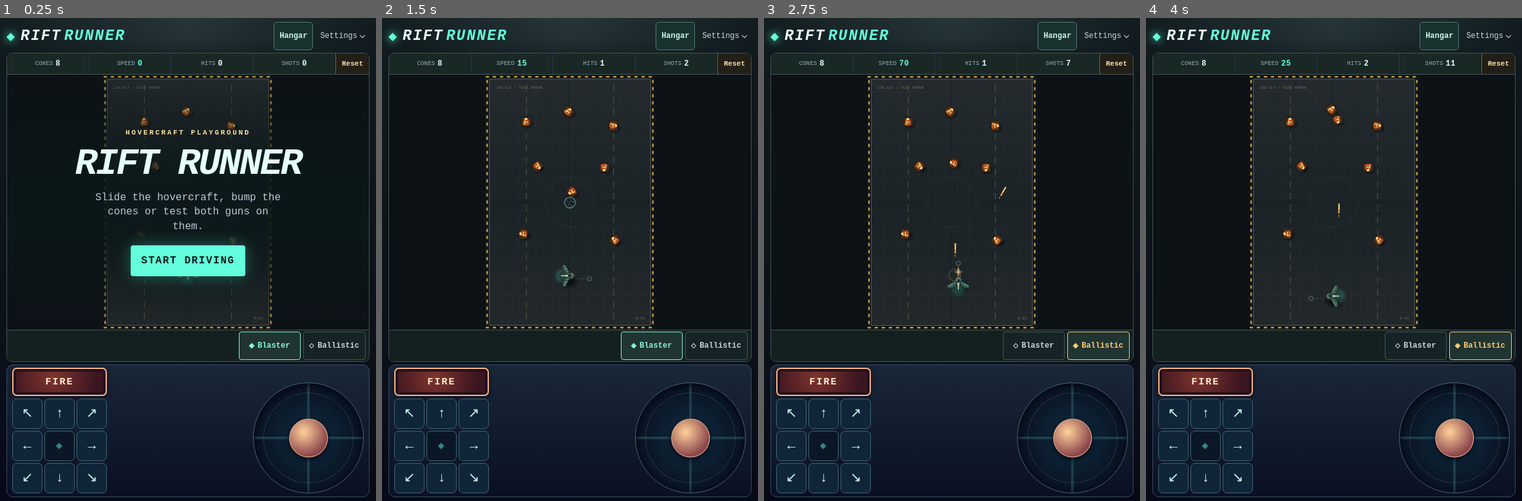
Above: before the commit, frames 1-4 (left to right).
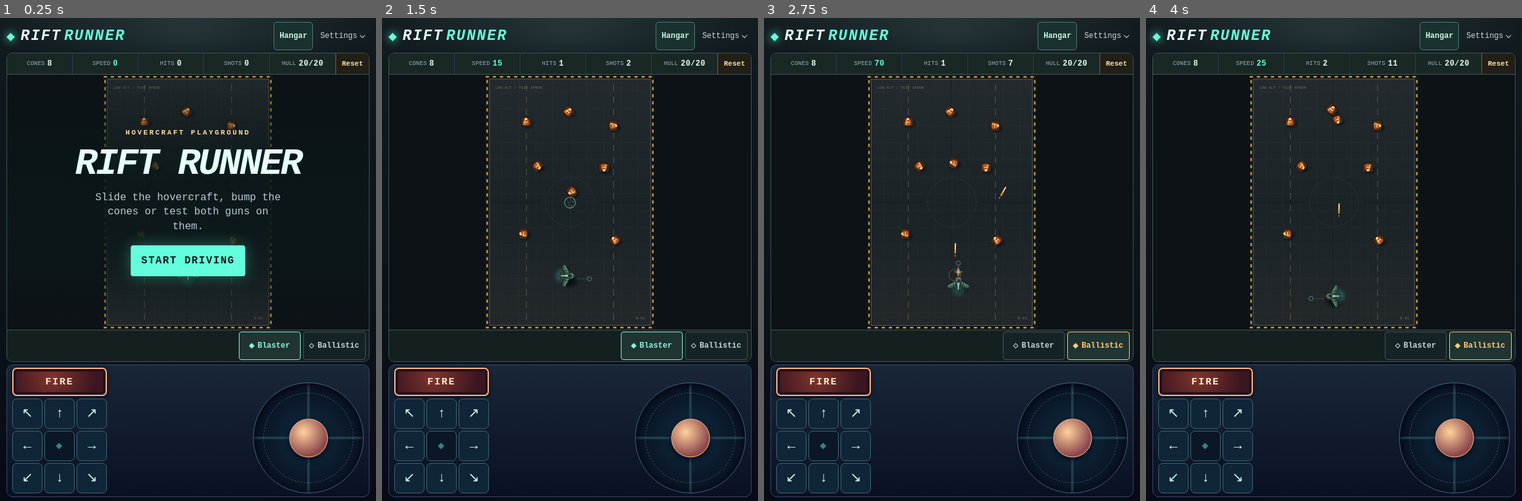
Above: after the commit, the same moments.

Repository: gambizt3-dev/rift-runner
Game: browser game, page index.html
Two runs of this game, one before a commit and one after it. Both use one fixed random seed, a clock stepped at 60 frames per second and the inputs below.
Inputs (mouse positions are in pixels of both pictures, inside the frame that each line leads up to):
- Up to frame 1 (0.25 s): no input
- Up to frame 2 (1.5 s): click "START DRIVING" at 0.27 s; hold Right from 1.03 s (still down); click (570, 225) at 1.07 s; tap Space at 1.1 s
- Up to frame 3 (2.75 s): release Right at 1.53 s; hold Down 1.58-1.85 s; tap Space at 1.6, 2.1, 2.6 s; click (880, 177) at 1.67 s; hold Left 1.9-2.47 s; click "Ballistic" at 2.02 s; click (1023, 162) at 2.27 s; tap D at 2.52 s; hold Up from 2.52 s (still down)
- Up to frame 4 (4 s): release Up at 2.82 s; click (1386, 254) at 2.87 s; hold Right 2.87-3.53 s; tap Space at 3.1, 3.6 s; click (1243, 264) at 3.47 s; tap A at 3.52 s; hold Up 3.58-3.82 s; hold Left from 3.87 s (still down)

The runs differ from the first frame. In frame 1, 0.3% of the frame differs, in the area x 7-86%, y 7-12%; in frame 2, 0.3%; in frame 3, 0.3%; in frame 4, 0.3%.

Commit message:
Apply fitted stats to arena flight and hull impacts

Diff:
--- a/game.js
+++ b/game.js
@@ -2,7 +2,7 @@
 (() => {
 const canvas=document.getElementById('game'),hud=document.getElementById('hud'),overlay=document.getElementById('overla …(758 unchanged characters)…
 const hangarDialog=document.getElementById('hangar'),openHangarButton=document.getElementById('open-hangar'),closeHanga …(252 unchanged characters)…
-const fitHullStat=document.getElementById('fit-hull-stat'),fitEngineStat=document.getElementById('fit-engine-stat'),fitPrimaryStat=document.getElementById('fit-primary-stat'),fitSecondaryStat=document.getElementById('fit-secondary-stat');
+const fitHullStat=document.getElementById('fit-hull-stat'),fitWeightStat=document.getElementById('fit-weight-stat'),fitEngineStat=document.getElementById('fit-engine-stat'),fitPrimaryStat=document.getElementById('fit-primary-stat'),fitSecondaryStat=document.getElementById('fit-secondary-stat');
 const canopyRig=document.getElementById('hangar-canopy-rig'),canopyButton=document.getElementById('hangar-canopy-button'),canopyHint=document.getElementById('canopy-hint'),hangarEngineTest=document.getElementById('hangar-test-engine');
 if(!canvas||!hud||!overlay)return;
 const g=canvas.getContext('2d',{alpha:false});
@@ -22,12 +22,15 @@
 const arenaMusicGain=.10,arenaMusicDuck=.036,arenaLoopLength=10.56,arenaLoopPad=.096;
 if(soundSwitch)soundSwitch.checked=soundOn;
 const audioClock=()=>globalThis.performance?.now?.()??Date.now();
-// Sandbox identity and base stats; assigned ratings do not change flight tuning.
-const fighterProfiles={winged:{hullHp:20,engine:'stock-thruster'}};
-const engineProfiles={'stock-thruster':{speedRating:10,topSpeed:222}};
+// Module ratings are dimensionless; the full starter fit anchors V34 handling.
+const fighterProfiles={winged:{hullHp:20,weight:60,engine:'stock-thruster'}};
+const engineProfiles={'stock-thruster':{weight:20,speedRating:10,acceleration:1750}};
+const powerProfiles={'stock-core':{weight:8}};
+const stockFitWeight=100,speedPerRating=22.2;
+const hardImpactSpeed=185,hardImpactAlignment=.94;
 const guns={
- blaster:{label:'Blaster',kind:'energy',damage:3,holdRepeat:false,preview:'./blaster-test.mp3',speed:570,recoil:30,kick:.145,push:.286,pushMax:245,normalSpread:0,burstSpread:2.5,muzzle:13,edge:'#32a786',core:'#d4fff1',hit:'#d0fff2',ring:'#99ffe0'},
- ballistic:{label:'Ballistic',kind:'ballistic',damage:5,holdRepeat:true,preview:'./ballistic-test.mp3',speed:570,recoil:50,kick:.185,push:.422,pushMax:335,normalSpread:1.8,burstSpread:6,muzzle:17,edge:'#f49a31',core:'#fff4b8',hit:'#ffd387',ring:'#ffbc63'}
+ blaster:{label:'Blaster',kind:'energy',weight:5,damage:3,holdRepeat:false,preview:'./blaster-test.mp3',speed:570,recoil:30,kick:.145,push:.286,pushMax:245,normalSpread:0,burstSpread:2.5,muzzle:13,edge:'#32a786',core:'#d4fff1',hit:'#d0fff2',ring:'#99ffe0'},
+ ballistic:{label:'Ballistic',kind:'ballistic',weight:7,damage:5,holdRepeat:true,preview:'./ballistic-test.mp3',speed:570,recoil:50,kick:.185,push:.422,pushMax:335,normalSpread:1.8,burstSpread:6,muzzle:17,edge:'#f49a31',core:'#fff4b8',hit:'#ffd387',ring:'#ffbc63'}
 };
 const shotSoundKey='rift-runner.shot-sound.v1',fitKey='rift-runner.fighter-fit.v1';
 function readFighterFit(){
@@ -49,6 +52,14 @@
 const fighterLoadout=Object.seal({fighter:stockFighterId,weapon:preferredWeapon(),engine:fighterProfiles[stockFighterId].engine,power:'stock-core',shield:null,countermeasure:null,utility:null});
 const fittedFighter=()=>fighterProfiles[fighterLoadout.fighter],fittedEngine=()=>engineProfiles[fighterLoadout.engine];
 const mountedGun=()=>guns[fighterLoadout.weapon];
+function fittedWeight(){
+ return fittedFighter().weight+fittedEngine().weight+powerProfiles[fighterLoadout.power].weight+
+  guns[fighterFit.primary].weight+(guns[fighterFit.secondary]?.weight??0);
+}
+function syncFlightFit(){
+ const weight=fittedWeight(),engine=fittedEngine(),massFactor=stockFitWeight/weight;
+ Object.assign(p,{weight,speed:engine.speedRating*speedPerRating,acceleration:engine.acceleration*massFactor,invMass:.32*massFactor});
+}
 let shotSoundVersion=0;
 const burstModes=Object.fromEntries(Object.keys(guns).map(name=>[name,false])),burstPattern=[0,-.5,.5,-1,1,0],burstInterval=.055,burstRecovery=.46;
 const normalPattern=[1,-1,.55,-.55],normalShots=new Map(),degrees=Math.PI/180;
@@ -736,14 +747,15 @@
 const has=(...a)=>a.some(k=>keys.has(k));
 const trail=['#68ffe0','#97f5f3','#c6e0ff'];
 function updateHud(){
- const speed=p?Math.round(Math.hypot(p.vx,p.vy)/5)*5:0,values=[cones.length,speed,practiceHits,practiceShots];
+ const speed=p?Math.round(Math.hypot(p.vx,p.vy)/5)*5:0,values=[cones.length,speed,practiceHits,practiceShots,p?p.hp+'/'+p.maxHp:''];
  const key=values.join(':');if(key===hudKey)return;hudKey=key;
  if(!hudNumbers){
-  hud.innerHTML=['CONES','SPEED','HITS','SHOTS'].map(name=>'<span class="rift-stat">'+name+' <b data-field-number></b></span>').join('')+
+  hud.innerHTML=['CONES','SPEED','HITS','SHOTS','HULL'].map(name=>'<span class="rift-stat'+(name==='HULL'?' hull-stat':'')+'">'+name+' <b data-field-number></b></span>').join('')+
    (resetFieldButton?'':'<button id="reset-field" class="rift-reset" type="button">Reset field</button>');
   hudNumbers=Array.from(hud.querySelectorAll('[data-field-number]'));
  }
  hudNumbers.forEach((node,i)=>{node.textContent=String(values[i]);});
+ hud.dataset.hull=p&&p.hp<=5?'critical':'healthy';
 }
 function button(label,action,id=''){return '<button type="button" class="rift-action" data-rift="'+action+'"'+(id?' id="'+id+'"':'')+'>'+label+'</button>';}
 function menu(title,copy,action,label,kicker){
@@ -762,7 +774,8 @@
 function resetField(){
  clearInput();aimManuallyPlaced=false;
  const maxHp=fittedFighter().hullHp;
- p={x:W/2,y:H*.79,r:17,aim:-Math.PI/2,vx:0,vy:0,speed:fittedEngine().topSpeed,hp:maxHp,maxHp,inv:0,invMass:.32,spin:0,wallFx:0,craft:true};
+ p={x:W/2,y:H*.79,r:17,aim:-Math.PI/2,vx:0,vy:0,hp:maxHp,maxHp,inv:0,spin:0,wallFx:0,impactCooldown:0,craft:true};
+ syncFlightFit();
  cones=coneLayout.map(([x,y],i)=>({id:i+1,x,y,r:15,vx:0,vy:0,angle:(i*.79)%TAU,spin:0,hitGlow:0,wallFx:0,invMass:1}));
  shots=[];sparks=[];rings=[];normalShots.clear();practiceHits=0;practiceShots=0;recoil=0;shake=0;hudKey='';updateHud();
 }
@@ -781,6 +794,7 @@
  if(fitPrimary)fitPrimary.value=fighterFit.primary;
  if(fitSecondary)fitSecondary.value=fighterFit.secondary??'';
  if(fitHullStat)fitHullStat.textContent=' · Hull '+fittedFighter().hullHp+' HP';
+ if(fitWeightStat)fitWeightStat.textContent=' · Weight '+fittedWeight();
  if(fitEngineStat)fitEngineStat.textContent='Speed rating '+fittedEngine().speedRating;
  if(fitPrimaryStat)fitPrimaryStat.textContent=guns[fighterFit.primary].damage+' damage / projectile';
  if(fitSecondaryStat)fitSecondaryStat.textContent=fighterFit.secondary?guns[fighterFit.secondary].damage+' damage / projectile':'No weapon fitted';
@@ -803,6 +817,7 @@
   }
   fighterFit.secondary=value;
  }
+ if(p)syncFlightFit();
  if(fighterFit.primary!==previousPrimary||!isMounted(fighterLoadout.weapon))selectGun(fighterFit.primary);
  showGun();
  let saved=true;
@@ -900,10 +915,11 @@
 overlay.addEventListener('click',ev=>{
  const bt=ev.target.closest('[data-rift]');if(!bt)return;
  const a=bt.dataset.rift;
- if(a!=='start'&&a!=='resume')return;
+ if(a!=='start'&&a!=='resume'&&a!=='reset')return;
  if(ev.pointerType==='touch'||ev.pointerType==='pen')inputSource(true);else if(ev.pointerType==='mouse')inputSource(false);
  if(a==='start'&&state==='menu'){unlockAudio(undefined,ev);start();}
  else if(a==='resume'&&state==='pause'){unlockAudio(undefined,ev);pause();}
+ else if(a==='reset'&&state==='disabled')restart(ev);
 });
 const keyAim=()=>[Number(has('ArrowRight'))-Number(has('ArrowLeft')),Number(has('ArrowDown'))-Number(has('ArrowUp'))];
 const flightKeys=new Set(['KeyA','KeyW','KeyD','KeyS','ArrowUp','ArrowDown','ArrowLeft','ArrowRight','Space']);
@@ -1166,12 +1182,26 @@
  p.vx-=ux*gun.recoil;p.vy-=uy*gun.recoil;capVelocity(p,255);practiceShots++;updateHud();
  sound('shot');duckArenaMusic();startProjectileVoice(projectile);recoil=gun.kick;kick(gun.kick);burstRing(x,y,gun.muzzle,gun.ring);
 }
-function wall(body){
+function hardWallImpact(body,normal,approachSpeed){
+ if(state!=='play'||body.impactCooldown>0||normal<hardImpactSpeed||normal<approachSpeed*hardImpactAlignment)return;
+ body.impactCooldown=.30;
+ const damage=Math.min(6,3+Math.floor((normal-hardImpactSpeed)/20));
+ body.hp=Math.max(0,body.hp-damage);
+ kick(.21);sound('hit');burstRing(body.x,body.y,26,'#ffad82');
+ if(body.hp>0)return;
+ state='disabled';body.vx=body.vy=0;
+ stopArenaMusic();clearInput();shots=[];
+ menu('Hull disabled','Hard impact. Reset the field to repair your fighter.','reset','Reset field','HULL 0 HP');
+ overlay.querySelector('button')?.focus({preventScroll:true});
+}
+function wall(body,damage=false){
  const l=arena.left+body.r,r=arena.right-body.r,t=arena.top+body.r,b=arena.bottom-body.r;
+ const approachSpeed=damage?Math.hypot(body.vx,body.vy):0;
  let impulse=0;
  if(body.x<l||body.x>r){const sign=body.x<l?-1:1;body.x=clamp(body.x,l,r);if(body.vx*sign>0){impulse=Math.max(impulse,Math.abs(body.vx));body.vx=body.craft?0:-body.vx*.39;if(!body.craft)body.spin+=body.vy*sign*.014;}}
  if(body.y<t||body.y>b){const sign=body.y<t?-1:1;body.y=clamp(body.y,t,b);if(body.vy*sign>0){impulse=Math.max(impulse,Math.abs(body.vy));body.vy=body.craft?0:-body.vy*.39;if(!body.craft)body.spin-=body.vx*sign*.014;}}
  if(impulse>105&&body.wallFx<=0){body.wallFx=.23;blast(body.x,body.y,'#ffc390',4,.56);if(!body.craft)body.hitGlow=Math.max(body.hitGlow,.20);}
+ if(damage&&body.craft)hardWallImpact(body,impulse,approachSpeed);
 }
 function contact(a,b,fx){
  const dx=b.x-a.x,dy=b.y-a.y,sum=a.r+b.r,ds=dx*dx+dy*dy;
@@ -1228,10 +1258,12 @@
 function physics(dt,moveX,moveY){
  const m=Math.max(1,Math.hypot(moveX,moveY));
  if(moveX||moveY){
-  const dx=moveX/m*p.speed-p.vx,dy=moveY/m*p.speed-p.vy,change=Math.hypot(dx,dy),blend=change?Math.min(1,1750*dt/change):0;
+  const dx=moveX/m*p.speed-p.vx,dy=moveY/m*p.speed-p.vy,change=Math.hypot(dx,dy),blend=change?Math.min(1,p.acceleration*dt/change):0;
   p.vx+=dx*blend;p.vy+=dy*blend;
  }else{const fade=Math.exp(-2.8*dt);p.vx*=fade;p.vy*=fade;}
- p.x+=p.vx*dt;p.y+=p.vy*dt;p.wallFx=Math.max(0,p.wallFx-dt);wall(p);
+ p.x+=p.vx*dt;p.y+=p.vy*dt;p.wallFx=Math.max(0,p.wallFx-dt);
+ p.impactCooldown=Math.max(0,p.impactCooldown-dt);wall(p,true);
+ if(state!=='play')return;
  for(const c of cones){
   c.prevX=c.x;c.prevY=c.y;c.wallFx=Math.max(0,c.wallFx-dt);c.hitGlow=Math.max(0,c.hitGlow-dt);
   const fade=Math.exp(-1.45*dt);c.vx*=fade;c.vy*=fade;c.spin*=Math.exp(-1.60*dt);
@@ -1249,8 +1281,8 @@
  const x=move?.x??(Number(has('KeyD'))-Number(has('KeyA'))),y=move?.y??(Number(has('KeyS'))-Number(has('KeyW')));
  if(movePtr)movePtr.held+=dt;else if(moveKey)moveKey.held+=dt;
  if(movePulse){movePulse.left-=dt;if(movePulse.left<=0){movePulse=null;paintMove();}}
- if(dt>0){const steps=Math.ceil(dt/.009);for(let i=0;i<steps;i++)physics(dt/steps,x,y);}
- if(!aimForTouchAssist()&&!aimPtr){const [ax,ay]=keyAim();if(ax||ay)p.aim=Math.atan2(ay,ax);}
+ if(dt>0){const steps=Math.ceil(dt/.009);for(let i=0;i<steps&&state==='play';i++)physics(dt/steps,x,y);}
+ if(state==='play'&&!aimForTouchAssist()&&!aimPtr){const [ax,ay]=keyAim();if(ax||ay)p.aim=Math.atan2(ay,ax);}
  updateHud();
 }
 function poly(points){
--- a/index.html
+++ b/index.html
@@ -12,11 +12,11 @@
 <link rel="icon" type="image/png" href="rift-192.png">
 <title>Rift Runner</title>
 <meta name="description" content="Pilot a low hovercraft through a single test arena. Push cones and try the manual blaster.">
-<link rel="stylesheet" href="style.css?v=31">
+<link rel="stylesheet" href="style.css?v=35">
 <script src="blaster-sfx.js" defer></script>
 <script src="ballistic-sfx.js?v=13" defer></script>
 <script src="ballistic-burst-echo-sfx.js?v=2" defer></script>
-<script src="game.js?v=34" defer></script>
+<script src="game.js?v=35" defer></script>
 </head>
 <body>
 <main class="cabinet">
@@ -138,7 +138,7 @@
 <figcaption><span>BAY 01 · STOCK FIGHTER</span><span id="canopy-hint">Tap canopy to open</span></figcaption>
 </figure>
 <section class="hangar-loadout" aria-labelledby="loadout-title">
-<div class="loadout-head"><h3 id="loadout-title">Loadout<small id="fit-hull-stat"></small></h3><p id="hangar-note" class="hangar-note">Swap mounted weapons. Empty slots are reserved for future gear.</p></div>
+<div class="loadout-head"><h3 id="loadout-title">Loadout<small id="fit-hull-stat"></small><small id="fit-weight-stat"></small></h3><p id="hangar-note" class="hangar-note">Swap mounted weapons. Empty slots are reserved for future gear.</p></div>
 <div class="hangar-slots">
 <div class="fit-slot"><span class="fit-name"><span aria-hidden="true">01</span> Shield</span><strong>Empty</strong><small>Reserved slot</small></div>
 <div class="fit-slot"><label class="fit-name" for="fit-primary"><span aria-hidden="true">04</span> Primary weapon</labe …(199 unchanged characters)…
--- a/style.css
+++ b/style.css
@@ -171,9 +171,10 @@
 .settings-panel #touch-help{display:none}
 .settings-panel .sound-feedback{margin-top:8px;white-space:normal;overflow:visible;text-overflow:clip;text-align:left;overflow-wrap:anywhere}
 .arena-toolbar{display:grid;grid-template-columns:minmax(0,1fr) auto;align-items:stretch;background:#192725;border-bottom:1px solid var(--outline)}
-.arena-toolbar #hud{grid-template-columns:repeat(4,minmax(0,1fr));min-height:32px;border:0}
+.arena-toolbar #hud{grid-template-columns:repeat(5,minmax(0,1fr));min-height:32px;border:0}
 .arena-toolbar .rift-stat{display:flex;align-items:center;justify-content:center;gap:4px;padding:2px 3px;font-size:9px;letter-spacing:.02em}
 .arena-toolbar .rift-stat b{font-size:12px}
+.arena-toolbar [data-hull="critical"] .hull-stat b{color:#ffad82}
 .arena-toolbar .rift-reset{min-width:52px;padding:3px 8px}
 .sr-only{position:absolute;width:1px;height:1px;margin:-1px;padding:0;border:0;overflow:hidden;clip-path:inset(50%);white-space:nowrap;pointer-events:none}
 @media(pointer:coarse),(hover:none){
@@ -182,7 +183,7 @@
 }
 @media(max-width:315px){
  .arena-toolbar .rift-stat:first-child{position:absolute;width:1px;height:1px;margin:-1px;padding:0;border:0;overflow:hidden;clip-path:inset(50%)}
- .arena-toolbar #hud{grid-template-columns:repeat(3,minmax(0,1fr))}
+ .arena-toolbar #hud{grid-template-columns:repeat(4,minmax(0,1fr))}
 }
 
 
--- a/tests/ballistic.test.cjs
+++ b/tests/ballistic.test.cjs
@@ -18,9 +18,10 @@
  const ends=new Map();
  const spriteFrames=[],sprites=[];let rotation=0,translation;
  const played=[],flightNotes=[],fallbackNotes=[],native=[],decodes=[],resumes=[],echoes=[],musicVoices=[],musicFetches= …(253 unchanged characters)…
- const elem=()=>({handlers:{},dataset:{},attrs:{},hidden:false,value:'',checked:true,setAttribute(k,v){this.attrs[k]=v;},setPointerCapture(i){this.capture=i;},releasePointerCapture(i){if(this.capture===i)this.capture=null;},style:{setProperty(k,v){this[k]=v;}},addEventListener(k,f){this.handlers[k]=f;},getBoundingClientRect:()=>({width:480,height:720,left:0,top:0}),querySelector:()=>({focus(){}}),querySelectorAll:()=>Array.from({length:4},()=>({textContent:''})),focus(){}});
+ const hudNumbers=Array.from({length:5},()=>({textContent:''}));
+ const elem=()=>({handlers:{},dataset:{},attrs:{},hidden:false,value:'',checked:true,setAttribute(k,v){this.attrs[k]=v;},setPointerCapture(i){this.capture=i;},releasePointerCapture(i){if(this.capture===i)this.capture=null;},style:{setProperty(k,v){this[k]=v;}},addEventListener(k,f){this.handlers[k]=f;},getBoundingClientRect:()=>({width:480,height:720,left:0,top:0}),querySelector:()=>({focus(){}}),querySelectorAll:()=>hudNumbers,focus(){}});
  const draw=new Proxy({rotate(angle){rotation=angle;},translate(x,y){translation=[x,y];},drawImage(asset,...bounds){spriteFrames.push({asset,bounds,rotation,translation});},createRadialGradient:()=>({addColorStop(){}}),createLinearGradient:()=>({addColorStop(){}})},{get:(a,k)=>k in a?a[k]:()=>{}});
- const el=Object.fromEntries(['game','hud','overlay','sound- …(285 unchanged characters)… dary','fit-status','fit-hull-stat','fit-engine-stat','fit-primary-stat','fit-secondary-stat'].map(k=>[k,elem()]));
+ const el=Object.fromEntries(['game','hud','overlay','sound- …(285 unchanged characters)… dary','fit-status','fit-hull-stat','fit-weight-stat','fit-engine-stat','fit-primary-stat','fit-secondary-stat'].map(k=>[k,elem()]));
  el.game.getContext=()=>draw;
  Object.assign(el.hangar,{open:false,showModal(){this.open=true;},close(){if(this.open){this.open=false;this.handlers.close?.();}}});
  el['hangar-canopy-rig'].dataset.canopy='closed';
@@ -80,15 +81,15 @@
  };
  if(missing==='blaster')delete window.RIFT_BLASTER_MP3_BASE64;else if(missing)delete window.RIFT_BALLISTIC_MP3_BASE64;
  const sandbox={window,document,atob,performance:{now:()=>clock},localStorage:{getItem:k=>storage.get(k),setItem:(k,v)=>storage.set(k,v)},requestAnimationFrame:f=>{raf=f;return 1;}};
- vm.runInNewContext(source.replace(/\}\)\(\);\s*$/,"globalTh …(183 unchanged characters)… st,autoLock,projectileVoices,fighterFit,fireBurst,fireBurst,burstCooldown,burstModes});})();"),sandbox);
+ vm.runInNewContext(source.replace(/\}\)\(\);\s*$/,"globalTh …(183 unchanged characters)… st,autoLock,projectileVoices,fighterFit,engineProfiles,fireBurst,burstCooldown,burstModes});})();"),sandbox);
  const act=f=>{gesture=true;try{return f();}finally{gesture=false;}};
  const click=(id,extra={})=>act(()=>el[id].handlers.click({type:'click',isTrusted:true,...extra}));
  const pointer=(type,id=3,node='fire-button',x=240,y=360)=>act(()=>el[node].handlers[type]?.({type,isTrusted:true,button:0,pointerType:'touch',pointerId:id,isPrimary:id===16,clientX:x,clientY:y,target:el[node],preventDefault(){}}));
  const outside=(type,extra)=>act(()=>keys[type]?.({type,isTrusted:true,pointerType:'touch',target:el.game,...extra}));
  const key=(type,code,repeat=false)=>act(()=>keys[type]({type,code,repeat,isTrusted:true,preventDefault(){}}));
- const open=name=>act(()=>el.overlay.handlers.click({type:'click',isTrusted:true,pointerType:'touch',target:{closest:()=>({dataset:{rift:name}})}}));
+ const open=(name,pointerType='touch')=>act(()=>el.overlay.handlers.click({type:'click',isTrusted:true,pointerType,target:{closest:()=>({dataset:{rift:name}})}}));
  const change=(id,key,value)=>act(()=>{el[id][key]=value;el[id].handlers.change({type:'change',isTrusted:true});});
- return {el,rack,spriteFrames,sprites,fit:(slot,value)=>change('fit-'+slot,'value',value),click,open,pointer,outside,key,blur:()=>keys.blur(),played,flightNotes,fallbackNotes,native,decodes,resumes,echoes,musicVoices,musicFetches,graphs,storage,inspect:sandbox.inspect,
+ return {el,hudNumbers,rack,spriteFrames,sprites,fit:(slot,value)=>change('fit-'+slot,'value',value),click,open,pointer,outside,key,blur:()=>keys.blur(),played,flightNotes,fallbackNotes,native,decodes,resumes,echoes,musicVoices,musicFetches,graphs,storage,inspect:sandbox.inspect,
   step:(n=1)=>{while(n--){clock+=16;for(const [osc,due] of ends){if(due<=clock){ends.delete(osc);osc.onended?.();}}raf(clock);}},change:(name)=>click('gun-'+name),
   mute:(on=true)=>change('sound-on','checked',!on),reset:()=>act(()=>el.hud.handlers.click({isTrusted:true,target:{closest:()=>true}})),assist:on=>change('aim-mode','checked',on),hide:on=>{document.hidden=on;events.visibilitychange();}};
 }
--- /dev/null
+++ b/tests/gameplay-stats.test.cjs
@@ -0,0 +1,75 @@
+'use strict';
+const test=require('node:test'),assert=require('node:assert/strict');
+const {setup,tick}=require('./ballistic.test.cjs');
+const fit=(primary,secondary)=>JSON.stringify({version:1,primary,secondary});
+const tol=(a,b)=>assert.ok(Math.abs(a-b)<1e-9,`${a} != ${b}`);
+async function arena(options){
+ const q=setup(options);q.open('start');await tick();q.step();q.inspect().cones.splice(0);return q;
+}
+test('module weight changes acceleration and collision while engine rating alone governs sustained speed',async()=>{
+ const stock=await arena(),light=await arena({savedFit:fit('blaster',null)}),mid=await arena({savedFit:fit('ballistic',null)});
+ for(const [q,weight] of [[stock,100],[light,93],[mid,95]]){
+  const p=q.inspect().p;
+  assert.equal(p.weight,weight);assert.equal(p.maxHp,20);assert.equal(p.speed,222);
+  assert.equal(q.el['fit-weight-stat'].textContent,' · Weight '+weight);
+  assert.equal(q.hudNumbers[4].textContent,'20/20');
+  tol(p.invMass,.32*100/weight);tol(p.acceleration,1750*100/weight);
+  Object.assign(p,{x:100,y:500});q.key('keydown','KeyD');q.step();
+  tol(p.vx,1750*100/weight*.016);
+  q.step(20);assert.equal(p.vx,222);
+  q.key('keyup','KeyD');
+ }
+ const imparted=[];
+ for(const q of [stock,light]){
+  const p=q.inspect().p;
+  Object.assign(p,{x:100,y:420,vx:165,vy:0});
+  const c={x:135,y:420,r:15,vx:0,vy:0,angle:0,spin:0,hitGlow:0,wallFx:0,invMass:1};
+  q.inspect().cones.push(c);q.step(4);imparted.push(c.vx);assert.equal(p.hp,20,'hard cone bump is not hull damage');
+ }
+ assert.ok(imparted[0]>imparted[1]&&imparted[1]>100,'higher craft mass imparts more momentum');
+ stock.click('open-hangar');stock.fit('primary','ballistic');
+ assert.equal(stock.inspect().p.weight,100,'slot swap leaves identical total weight');
+ stock.fit('secondary','');
+ assert.equal(stock.inspect().p.weight,95,'live fit updates during Hangar without a reset');
+ assert.equal(stock.inspect().p.hp,20);
+ stock.click('close-hangar');stock.reset();assert.equal(stock.inspect().p.weight,95);
+ const engine=stock.inspect().engineProfiles['stock-thruster'];engine.speedRating=8;
+ stock.reset();stock.inspect().cones.splice(0);stock.key('keydown','KeyD');stock.step(20);
+ tol(stock.inspect().p.vx,177.6,'fixture-only engine rating changes actual top thrust speed');
+ assert.equal(stock.inspect().p.weight,95);assert.equal(stock.inspect().p.hp,20);
+});
+test('only hard near-head-on wall crashes damage hull, once per collision, and touch/keyboard can recover',async()=>{
+ const q=await arena(),p=q.inspect().p;
+ function collision(vx,vy){
+  Object.assign(p,{x:450.5,y:390,vx,vy});
+  q.step(2);
+  assert.equal(p.x,451);assert.equal(p.vx,0);
+ }
+ collision(70,0);assert.equal(p.hp,20,'soft nudge is safe');
+ collision(230,110);assert.equal(p.hp,20,'high normal speed but glancing contact is safe');
+ collision(170,0);assert.equal(p.hp,20,'below the hard-impact speed is safe');
+ Object.assign(p,{wallFx:.9});collision(222,0);
+ assert.equal(p.hp,16,'damage is independent from visual-effect cooldown');
+ assert.equal(q.hudNumbers[4].textContent,'16/20');
+ q.key('keydown','KeyD');q.step(45);q.key('keyup','KeyD');
+ assert.equal(p.hp,16,'held throttle against the wall does not repeatedly drain HP');
+ for(const expected of [12,8,4,0]){
+  collision(222,0);assert.equal(p.hp,expected);
+  if(expected>0)q.step(23);
+ }
+ assert.equal(q.inspect().state,'disabled');
+ assert.equal(q.hudNumbers[4].textContent,'0/20');
+ assert.equal(q.el.hud.dataset.hull,'critical');
+ assert.match(q.el.overlay.innerHTML,/Hull disabled.*Reset the field.*data-rift="reset"/);
+ assert.equal(q.el.overlay.hidden,false);
+ q.pointer('pointerdown');q.pointer('pointerup');q.key('keydown','KeyA');q.step(20);
+ assert.equal(q.inspect().practiceShots,0);assert.equal(p.x,451);assert.equal(p.hp,0);
+ q.open('reset','touch');
+ assert.equal(q.inspect().state,'play');assert.equal(q.inspect().p.hp,20);assert.equal(q.hudNumbers[4].textContent,'20/20');
+ const second=q.inspect().p;
+ Object.assign(second,{x:450.5,y:390,vx:222,vy:0,hp:1});q.step(2);
+ assert.equal(second.hp,0,'clamped despite collision damage exceeding remaining HP');
+ q.open('reset',''); // Native button keyboard activation dispatches click without a pointer type.
+ assert.equal(q.inspect().state,'play');assert.equal(q.inspect().p.hp,20);assert.equal(q.el.overlay.hidden,true);
+ q.key('keydown','KeyA');q.step(4);assert.ok(q.inspect().p.vx<0,'controls recover after Reset');
+});
